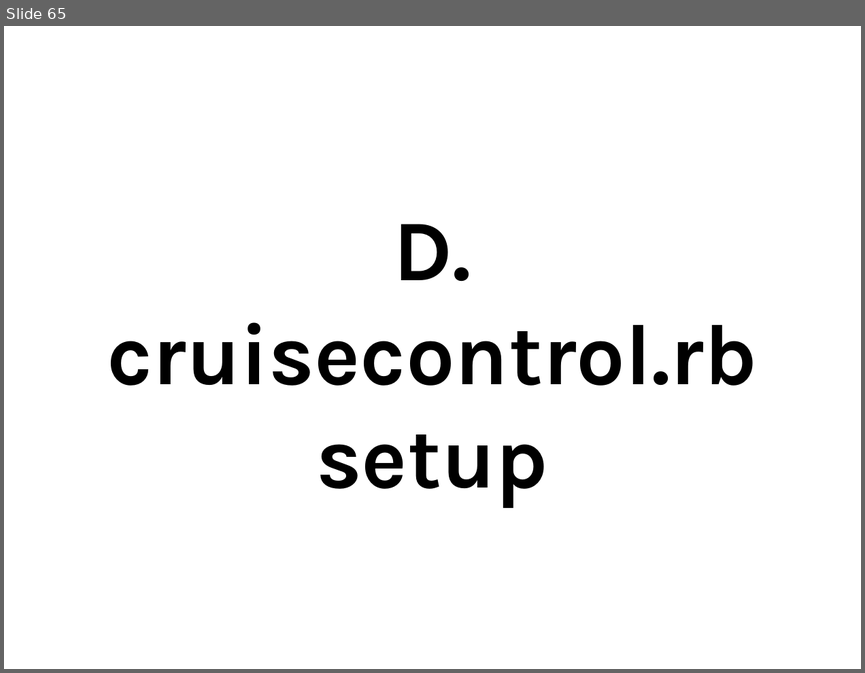
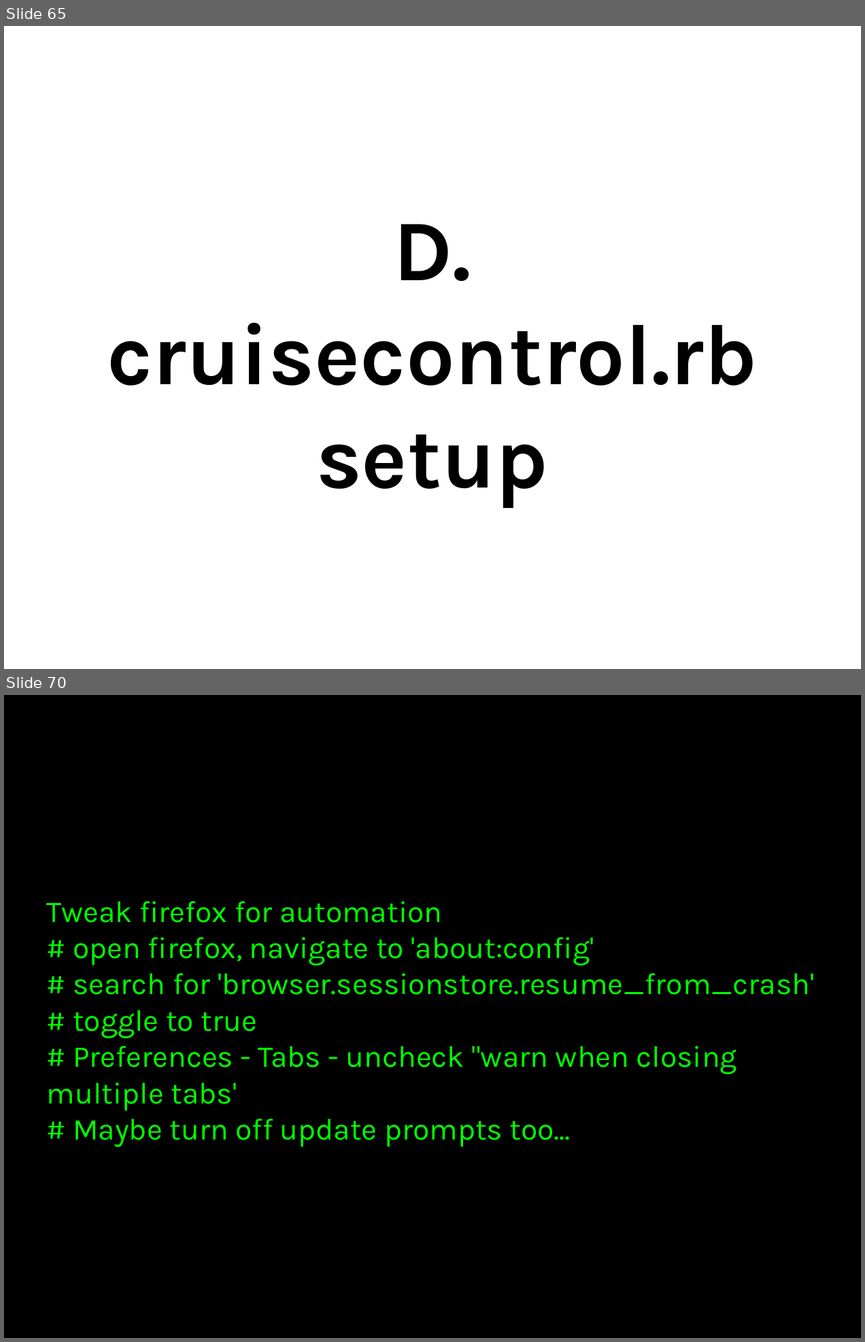
Before and after one commit to thewoolleyman/ci_for_the_rails_guy_or_gal, a slide deck: presentation/ci_for_the_web_2.0_guy_or_gal.odp. Shown one above the other, each under a label of ours: slide 65 before the commit, slides 65 and 70 after it; the slides between them are not shown. The pictures are 865x673 and 865x1342 pixels, drawn with LibreOffice and Linux fonts; fonts in the diff are those of the drawing. Boxes give left, top, right and bottom in pixels: in the first picture for what was removed or moved away, otherwise in the second. Text is boxed around its words. In the diff, an @@ line names an element or a change of style, - is before the commit and + after.

```diff
--- a/presentation/ci_for_the_web_2.0_guy_or_gal.odp
+++ b/presentation/ci_for_the_web_2.0_guy_or_gal.odp
@@ slide 70 added at (4, 695, 861, 1338), background #000000 @@
@@ title added at (47, 901, 814, 1147), 28 pt, text #00FF00 @@
+Tweak firefox for automation
+# open firefox, navigate to 'about:config'
+# search for 'browser.sessionstore.resume_from_crash'
+# toggle to true
+# Preferences - Tabs - uncheck "warn when closing multiple tabs'
+# Maybe turn off update prompts too...
```
Also in this commit, not shown: 21 other slides added, 1 slide removed.
